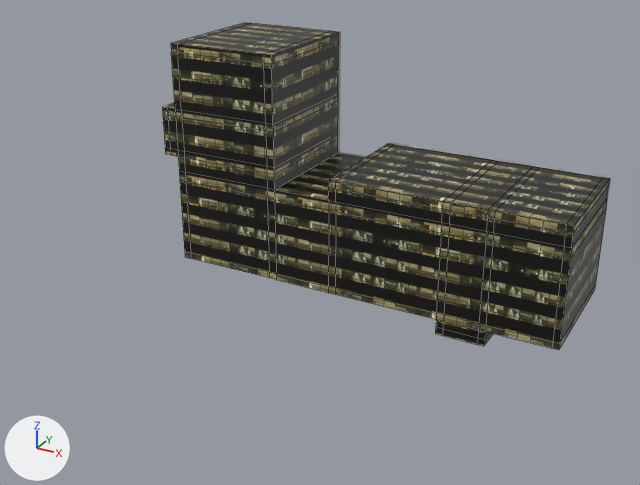
A saved change to the Blender file assets/blender/seg3.blend.
Rendered twice from a 50 mm lens placed at (507.0, -866.0, 188.0), pointed at (132.0, -184.0, -153.0). The lights are fixed; the arrows at lower left show +X, +Y and +Z. Mesh edges are drawn as thin lines on the coarser meshes.

The older version as bpy lines, for what is in view:
```python
me_cube = bpy.data.meshes.new('Cube')
me_cube.from_pydata(...)  # 316 vertices, 314 faces; spans x -84.0..358.0, y -2.0..5.0, z -246.0..10.0
me_cube.materials.append(mat_material)  # picture img_seg1_rooftop_png
me_cube_001 = bpy.data.meshes.new('Cube.001')
me_cube_001.from_pydata(...)  # 316 vertices, 314 faces; spans x -84.0..358.0, y -140.0..-1.0, z -246.0..10.0
me_cube_001.materials.append(mat_material_001)  # picture img_windows_wall_lowres_jpg
ob_cube = bpy.data.objects.new('Cube', me_cube)
ob_cube.location = (0.0, 0.0, 0.0)
ob_cube_001 = bpy.data.objects.new('Cube.001', me_cube_001)
ob_cube_001.location = (0.0, 0.0, 0.0)
```
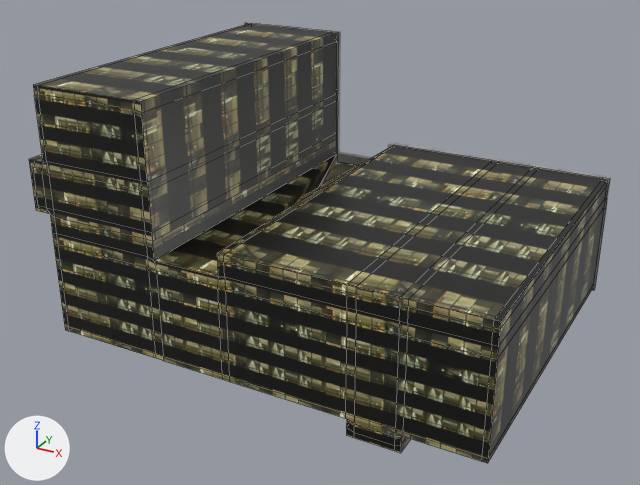
Pixel boxes [x1, y1, x2, y2] of what changed, in the pictures (640 x 485 px):
```json
{"object": "Cube.001", "change": "reshaped", "before": [162, 23, 610, 350], "after": [29, 24, 607, 463], "on screen": "29% wider, 34% taller"}
```

The change, as JSON lines over the scene's bpy script:
```json
{"block": "me_cube_001", "where": "# used by ob_cube_001; location = (0.0, 0.0, 0.0)"}
{"op": "remove", "block": "me_cube_001", "code": "me_cube_001.from_pydata(...)  # 316 vertices, 314 faces; spans x -84.0..358.0, y -140.0..-1.0, z -246.0..10.0"}
{"op": "add", "block": "me_cube_001", "code": "me_cube_001.from_pydata(...)  # 316 vertices, 314 faces; spans x -84.0..358.0, y -333.0..-1.0, z -246.0..10.0"}
{"block": "me_cube_001", "change": "me_cube_001 part 1: 165 of 316 vertices moved; they spanned x -84.0..358.0, y -140.0..-1.0, z -246.0..10.0 and now span x -80.0..356.0, y -333.0..-2.0, z -244.0..9.0; mean shift (0.0, -134.0, 0.0); largest move (-67.0, -140.0, -111.0) -> (-63.0, -333.0, -109.0)"}
```
